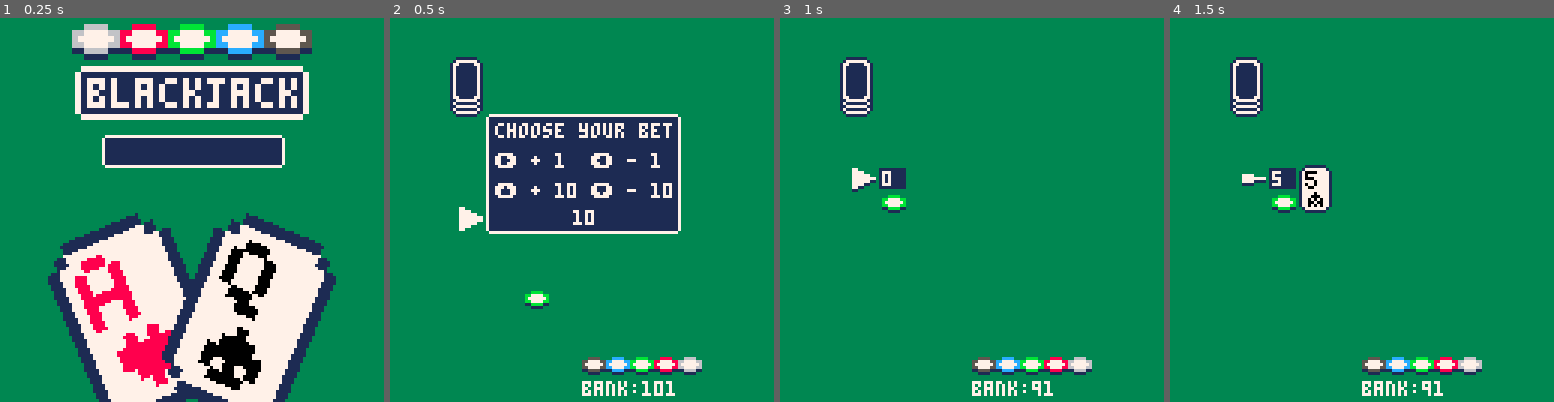
Above: before the commit, frames 1-4 (left to right).
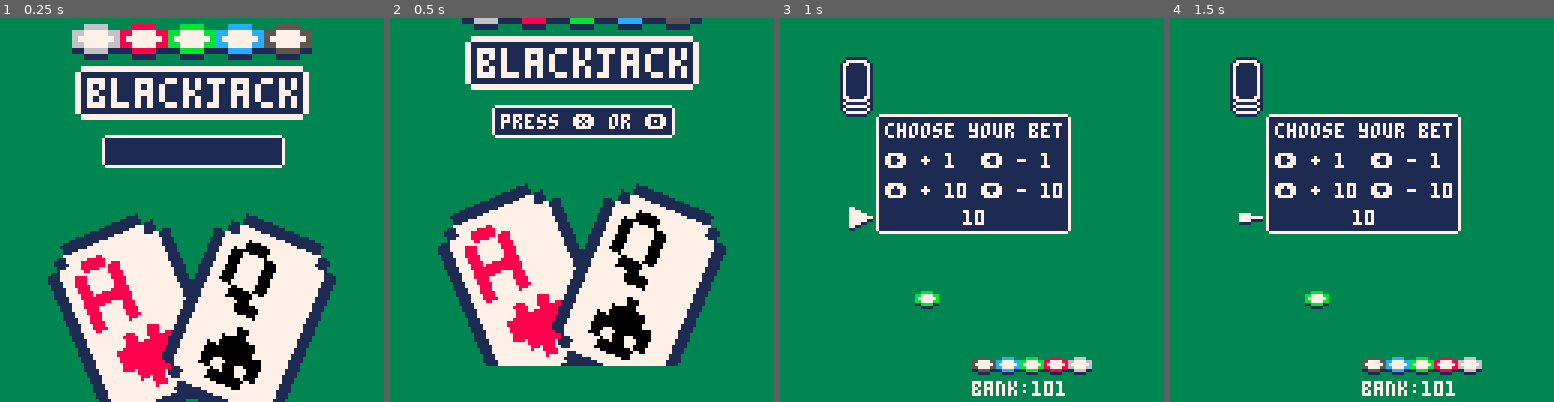
Above: after the commit, the same moments.

Repository: UA-koval/blackjack-pico-8
Game: PICO-8 cartridge blackjack.p8
The game is run twice, just before and just after one commit, with the same random seed, the same clock (stepped at 60 frames per second) and the same inputs.
Inputs:
- Up to frame 1 (0.25 s): no input
- Up to frame 2 (0.5 s): tap X (X key) at 0.33 s
- Up to frame 3 (1 s): tap O (Z key) at 0.7 s
- Up to frame 4 (1.5 s): tap X (X key) at 1.07 s

Frame 1 is identical in both runs. In frame 2, 48% of the frame differs, in the area x 12-88%, y 0-99%; in frame 3, 16%; in frame 4, 16%.

Commit message:
Added into transition

Diff:
--- a/blackjack.p8
+++ b/blackjack.p8
@@ -411,7 +411,25 @@
 	if btnp(4) or btnp(5) then
 	 if (btn(2)) shiva_mode=true
 	 if (btn(3)) fortyone=true
-	 stage+=1
+	 --stage+=1
+	 if temp_draw==nil then
+	 temp_draw = _draw
+	 tempfc = 0
+	 line(0,127,127,127,3)
+	 line(0,126,126,126,3)
+	 _draw = function()
+	  tempfc+=1
+	 	memcpy(0x6000,
+	 	0x6000+128,
+	 	8064)
+	 	printh(tempfc)
+	 	if tempfc>64 or (tempfc>1
+	 	and (btnp(4) or btnp(5))) then
+	  	_draw=temp_draw
+	  	stage+=1
+	  	end
+	 end -- _draw()
+	 end -- check if temp_draw is nil
 	end
 end, --stage -2
 
